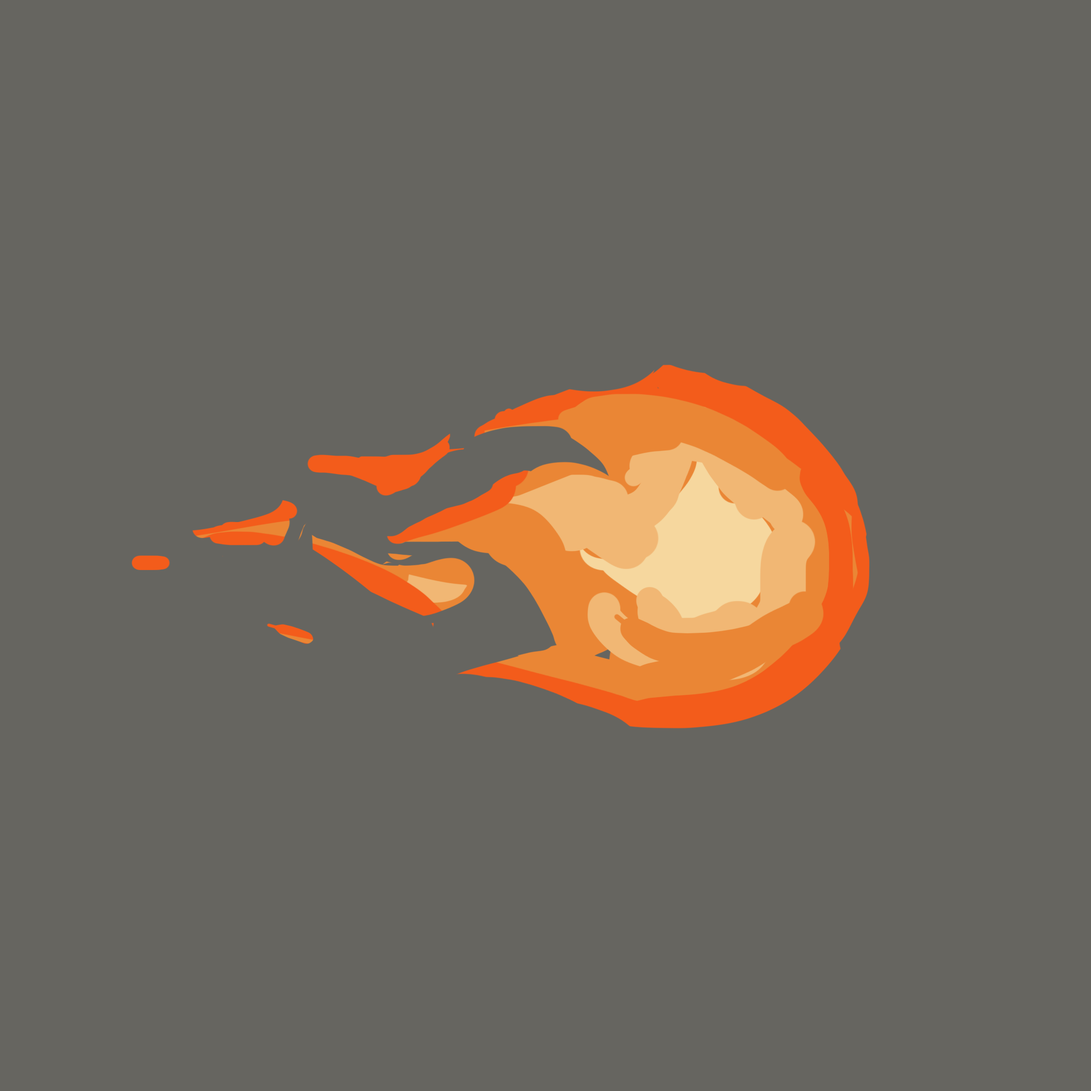
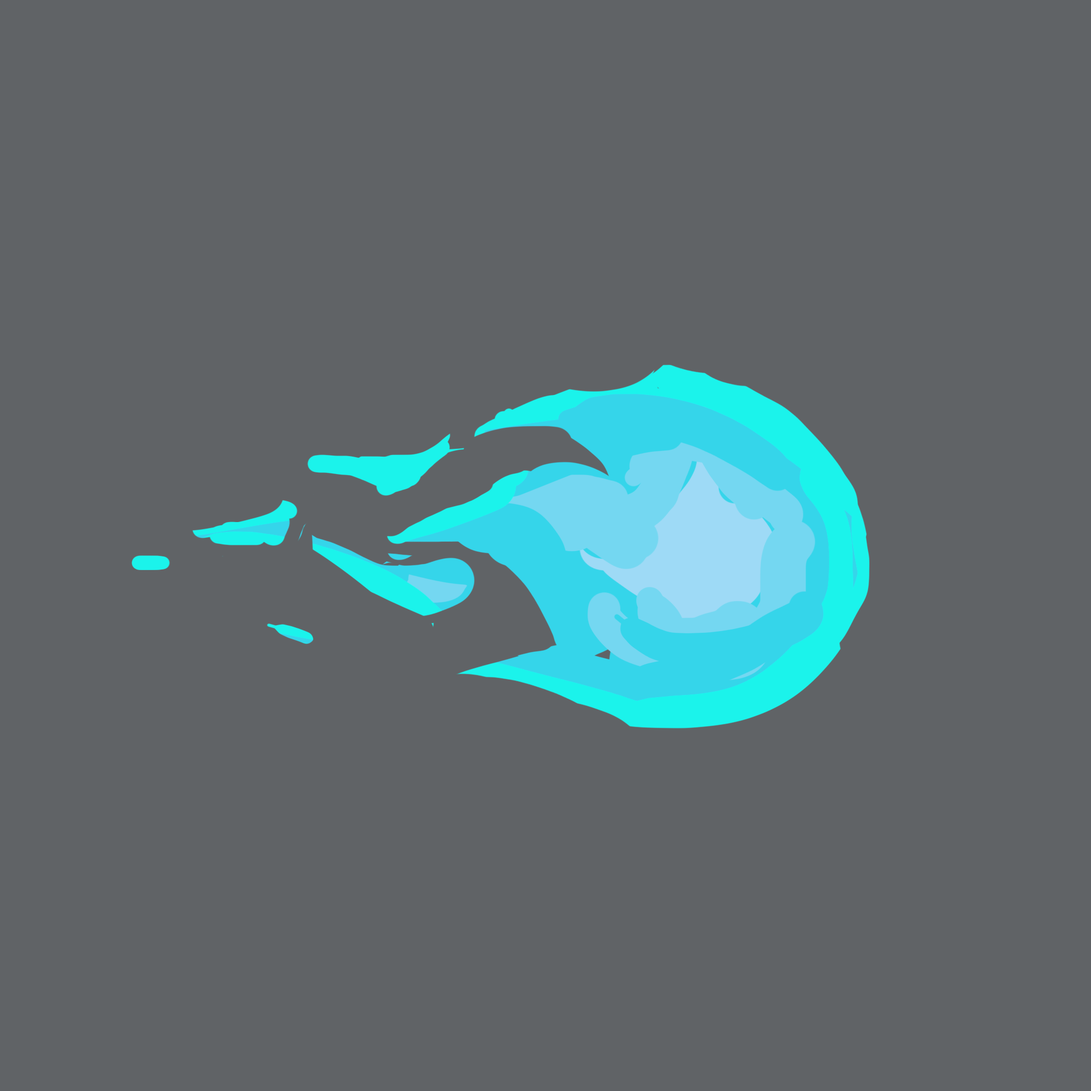
Two versions of the same layered image (1091 x 1091). Layer-by-layer changes:
pixels changed over (x1=0, y1=0, x2=1091, y2=1091) (layer not identified)
